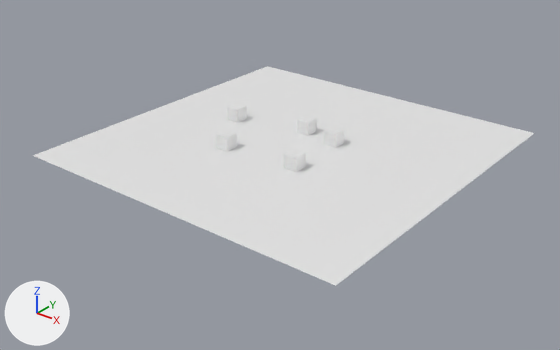
The Blender file Scenes/city.blend, before and after one commit.
The view is the same before and after, from a camera (50 mm lens) standing at (61.5, -78.2, 43.1) and looking at (1.0, -2.5, -3.8). The axes (+X, +Y, +Z) are drawn at lower left. The lights are the same throughout.
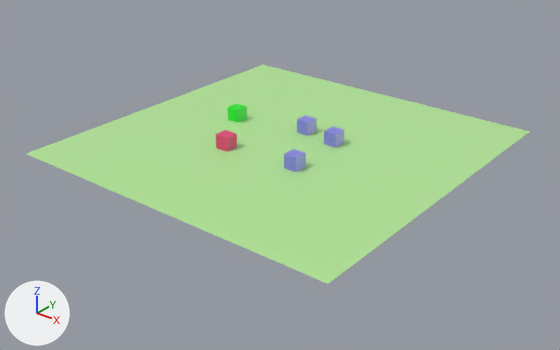
Where the newer file only moved an object's origin or applied its transform, the numbers keep the older frame.

Diff of the bpy script that builds the scene:
```diff
--- a/Scenes/city.blend.py
+++ b/Scenes/city.blend.py
@@ mat_material @@
 mat_material = principled_material('Material')
-mat_material.base_color = (0.8, 0.8, 0.8)  # white #e7e7e7
+mat_material.base_color = (0.252, 0.246, 0.8)  # blue #8988e7
 mat_material.roughness = 0.4
@@ mat_material_003 @@
+mat_material_003 = principled_material('Material.003')
+mat_material_003.base_color = (0.458, 0.8, 0.319)  # green #b4e799
@@ mat_material_001 @@
+mat_material_001 = principled_material('Material.001')
+mat_material_001.base_color = (0.8, 0.0584, 0.186)  # pink #e74477
@@ mat_material_002 @@
+mat_material_002 = principled_material('Material.002')
+mat_material_002.base_color = (0.0171, 0.8, 0.028)  # green #23e72f
@@ me_cube @@
 me_cube.from_pydata(...)  # 8 vertices, 6 faces; spans x -1.0..1.0, y -1.0..1.0, z -1.0..1.0
-me_cube.materials.append(mat_material)  # white #e7e7e7
+me_cube.materials.append(mat_material_002)  # green #23e72f
@@ me_plane @@
 me_plane.from_pydata(...)  # 4 vertices, 1 face; spans x -1.0..1.0, y -1.0..1.0, z 0.0
 # used by ob_plane; location = (1.0, 0.0, 0.0); scale = (24.8, 24.8, 24.8)
+# me_plane part 1: the whole mesh is moved by (-0.04, 0.0, 0.0)
+me_plane.materials.append(mat_material_003)  # green #b4e799
@@ me_cube_001 @@
 me_cube_001.from_pydata(...)  # 8 vertices, 6 faces; spans x -1.0..1.0, y -1.0..1.0, z -1.0..1.0
-me_cube_001.materials.append(mat_material)  # white #e7e7e7
+me_cube_001.materials.append(mat_material_001)  # pink #e74477
```

Where the change shows, as pixel boxes [x1, y1, x2, y2] in the pictures (560 x 350 px):
'Plane', recoloured, mesh moved (white to green)
    before: [33, 66, 534, 286]
    after: [26, 65, 530, 284]
'Cube.002', recoloured (white to blue)
    both: [284, 149, 306, 172]
'Cube.001', recoloured
    both: [216, 130, 237, 151]
'Cube.003', recoloured (white to blue)
    both: [324, 127, 344, 148]
'Cube.004', recoloured (white to blue)
    both: [297, 115, 316, 136]
'Cube', recoloured (white to green)
    both: [228, 103, 247, 123]
